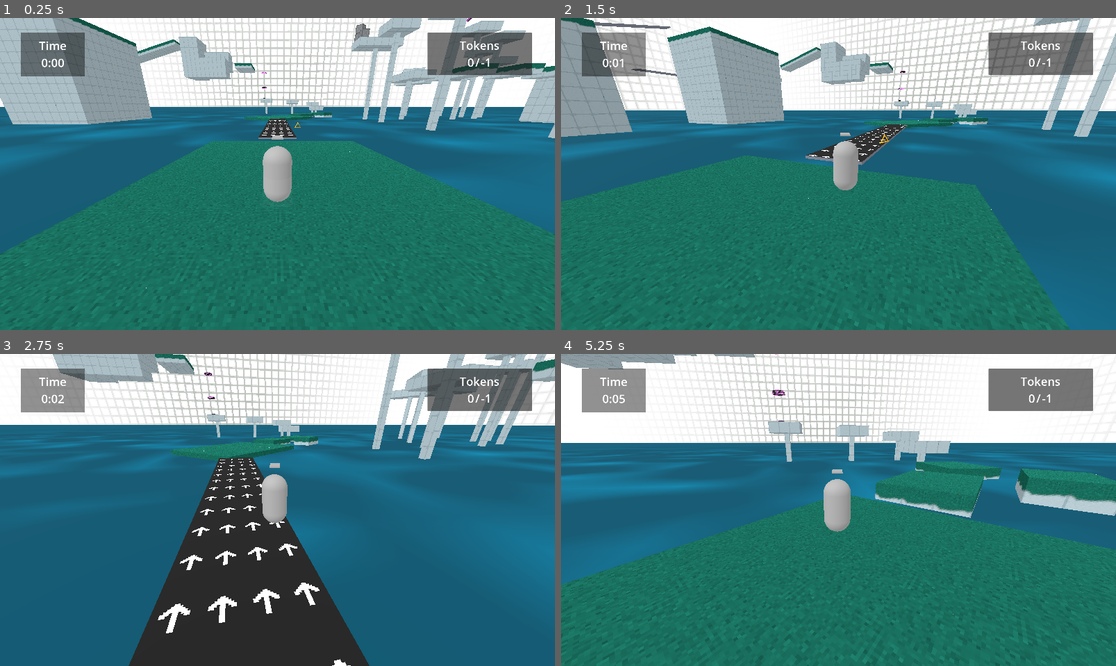
Above: before the commit, frames 1-4 (two rows, left to right).
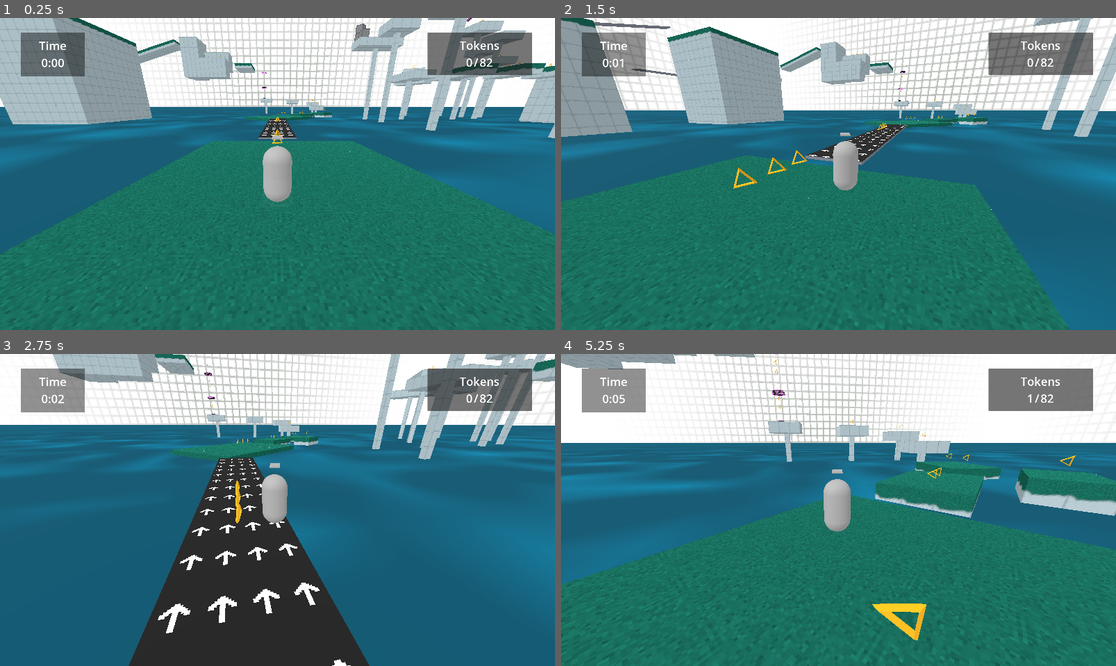
Above: after the commit, the same moments.

Repository: Nigel-Karunaratne/3DPlatformer_Godot4
Game: Godot game, scene res://level_scenes/monument2.tscn
Two runs of this game, one before a commit and one after it. Both use one fixed random seed, a clock stepped at 60 frames per second and the inputs below. The project has no main scene, so this scene is started directly.
Inputs (mouse positions are in pixels of both pictures, inside the frame that each line leads up to):
- Up to frame 1 (0.25 s): no input
- Up to frame 2 (1.5 s): tap Enter at 0.5 s; move the mouse to (866, 174) at 0.52 s; hold W (move_forward) from 0.53 s (still down); tap R at 0.6 s; tap Space (jump) at 0.77 s; move the mouse to (810, 174) at 1.27 s; tap T at 1.35 s
- Up to frame 3 (2.75 s): keep holding W (move_forward); tap Space (jump) at 1.52 s; move the mouse to (288, 503) at 2.02 s; hold F from 2.03 s (still down)
- Up to frame 4 (5.25 s): keep holding W (move_forward); move the mouse to (832, 516) at 2.77 s; release F at 2.78 s; tap R at 2.85, 5.1 s; tap Space (jump) at 3.02, 3.77, 4.52 s; move the mouse to (877, 513) at 3.52 s; tap T at 3.6 s; move the mouse to (794, 506) at 4.27 s; tap F at 4.35 s; move the mouse to (844, 510) at 5.02 s

The runs differ from the first frame. In frame 1, 0.1% of the frame differs, in the area x 25-100%, y 0-41%; in frame 2, 0.3%; in frame 3, 0.2%; in frame 4, 0.6%, in the area x 38-93%, y 1-92%.

Commit message:
Add collectables

Diff:
--- a/level_scenes/monument2.tscn
+++ b/level_scenes/monument2.tscn
@@ -21,6 +21,7 @@
 [ext_resource type="PackedScene" uid="uid://bn4guy6trv6wk" path="res://models/monument/w1-LargePlatform3R.glb" id="22_m824s"]
 [ext_resource type="PackedScene" uid="uid://di5mqsad2slai" path="res://models/monument/w1-SmallPlatform3.glb" id="23_hoig4"]
 [ext_resource type="PackedScene" uid="uid://diiy7ge2c3mol" path="res://models/monument/w1-StoneBox.glb" id="25_c5k3x"]
+[ext_resource type="PackedScene" uid="uid://d3nrgn60km1hc" path="res://prefab_scenes/level_end.tscn" id="26_m2qmt"]
 [ext_resource type="PackedScene" uid="uid://bmqyyc6nr7ekg" path="res://ui_controls/pause_ui_control.tscn" id="26_u3io3"]
 [ext_resource type="PackedScene" uid="uid://bwi5tk1rfq0yy" path="res://ui_controls/game_ui_control.tscn" id="27_pds4c"]
 [ext_resource type="PackedScene" uid="uid://dw0x2vbainagj" path="res://ui_controls/death_ui_control.tscn" id="28_70347"]
@@ -41,8 +42,9 @@
 
 [node name="GameManagerNode" parent="." node_paths=PackedStringArray("checkpoints", "current_checkpoint", "game_ui", "death_ui", "pause_ui", "player_ref", "camera_ref") instance=ExtResource("2_wuffs")]
 level = 2
-checkpoints = [null, null, null, NodePath("../Checkpoints/CheckpointINode3D")]
+checkpoints = [NodePath("../Checkpoints/CheckpointINode3D"), NodePath("../Checkpoints/CheckpointNode3D"), NodePath("../Checkpoints/CheckpointNode3D2"), NodePath("../Checkpoints/CheckpointNode3D3")]
 current_checkpoint = NodePath("../Checkpoints/CheckpointINode3D")
+level_collectable_count = 82
 game_ui = NodePath("../GameUIControl")
 death_ui = NodePath("../DeathUIControl")
 pause_ui = NodePath("../PauseUIControl")
@@ -155,8 +157,251 @@
 
 [node name="Collectables" type="Node3D" parent="."]
 
+[node name="CollectableNode3D" parent="Collectables" instance=ExtResource("9_6doeo")]
+transform = Transform3D(1, 0, 0, 0, 1, 0, 0, 0, 1, 0, 1.5, -8.5)
+
+[node name="CollectableNode3D2" parent="Collectables" instance=ExtResource("9_6doeo")]
+transform = Transform3D(1, 0, 0, 0, 1, 0, 0, 0, 1, 0, 1.5, -10)
+
 [node name="CollectableNode3D3" parent="Collectables" instance=ExtResource("9_6doeo")]
-transform = Transform3D(1, 0, 0, 0, 1, 0, 0, 0, 1, 2.5, 1.5, -17.5)
+transform = Transform3D(1, 0, 0, 0, 1, 0, 0, 0, 1, 0, 1.5, -7)
+
+[node name="CollectableNode3D4" parent="Collectables" instance=ExtResource("9_6doeo")]
+transform = Transform3D(1, 0, 0, 0, 1, 0, 0, 0, 1, 0, 1.5, -28)
+
+[node name="CollectableNode3D7" parent="Collectables" instance=ExtResource("9_6doeo")]
+transform = Transform3D(1, 0, 0, 0, 1, 0, 0, 0, 1, 0.5, 1.5, -59)
+
+[node name="CollectableNode3D8" parent="Collectables" instance=ExtResource("9_6doeo")]
+transform = Transform3D(1, 0, 0, 0, 1, 0, 0, 0, 1, 1.5, 1.5, -60)
+
+[node name="CollectableNode3D9" parent="Collectables" instance=ExtResource("9_6doeo")]
+transform = Transform3D(1, 0, 0, 0, 1, 0, 0, 0, 1, 2.5, 1.5, -61)
+
+[node name="CollectableNode3D10" parent="Collectables" instance=ExtResource("9_6doeo")]
+transform = Transform3D(1, 0, 0, 0, 1, 0, 0, 0, 1, 9, 1.5, -71.5)
+
+[node name="CollectableNode3D11" parent="Collectables" instance=ExtResource("9_6doeo")]
+transform = Transform3D(1, 0, 0, 0, 1, 0, 0, 0, 1, 10, 1.5, -72.5)
+
+[node name="CollectableNode3D12" parent="Collectables" instance=ExtResource("9_6doeo")]
+transform = Transform3D(1, 0, 0, 0, 1, 0, 0, 0, 1, 18, 2.5, -70)
+
+[node name="CollectableNode3D13" parent="Collectables" instance=ExtResource("9_6doeo")]
+transform = Transform3D(1, 0, 0, 0, 1, 0, 0, 0, 1, 18, 2, -79.5)
+
+[node name="CollectableNode3D14" parent="Collectables" instance=ExtResource("9_6doeo")]
+transform = Transform3D(1, 0, 0, 0, 1, 0, 0, 0, 1, 18, 2, -82.5)
+
+[node name="CollectableNode3D15" parent="Collectables" instance=ExtResource("9_6doeo")]
+transform = Transform3D(1, 0, 0, 0, 1, 0, 0, 0, 1, 19, 5, -91.5)
+
+[node name="CollectableNode3D16" parent="Collectables" instance=ExtResource("9_6doeo")]
+transform = Transform3D(1, 0, 0, 0, 1, 0, 0, 0, 1, 19, 7, -102)
+
+[node name="CollectableNode3D17" parent="Collectables" instance=ExtResource("9_6doeo")]
+transform = Transform3D(1, 0, 0, 0, 1, 0, 0, 0, 1, 8, 8, -102)
+
+[node name="CollectableNode3D18" parent="Collectables" instance=ExtResource("9_6doeo")]
+transform = Transform3D(1, 0, 0, 0, 1, 0, 0, 0, 1, -7, 10.5, -102)
+
+[node name="CollectableNode3D19" parent="Collectables" instance=ExtResource("9_6doeo")]
+transform = Transform3D(1, 0, 0, 0, 1, 0, 0, 0, 1, -7, 12, -102)
+
+[node name="CollectableNode3D20" parent="Collectables" instance=ExtResource("9_6doeo")]
+transform = Transform3D(1, 0, 0, 0, 1, 0, 0, 0, 1, -7, 16.5, -102)
+
+[node name="CollectableNode3D21" parent="Collectables" instance=ExtResource("9_6doeo")]
+transform = Transform3D(1, 0, 0, 0, 1, 0, 0, 0, 1, -7, 18, -102)
+
+[node name="CollectableNode3D22" parent="Collectables" instance=ExtResource("9_6doeo")]
+transform = Transform3D(1, 0, 0, 0, 1, 0, 0, 0, 1, -7, 22.5, -102)
+
+[node name="CollectableNode3D23" parent="Collectables" instance=ExtResource("9_6doeo")]
+transform = Transform3D(1, 0, 0, 0, 1, 0, 0, 0, 1, -28.5, 26, -97.5)
+
+[node name="CollectableNode3D24" parent="Collectables" instance=ExtResource("9_6doeo")]
+transform = Transform3D(1, 0, 0, 0, 1, 0, 0, 0, 1, -30.5, 26, -97.5)
+
+[node name="CollectableNode3D27" parent="Collectables" instance=ExtResource("9_6doeo")]
+transform = Transform3D(1, 0, 0, 0, 1, 0, 0, 0, 1, -32.5, 26, -97.5)
+
+[node name="CollectableNode3D25" parent="Collectables" instance=ExtResource("9_6doeo")]
+transform = Transform3D(1, 0, 0, 0, 1, 0, 0, 0, 1, -30.5, 30, -105.5)
+
+[node name="CollectableNode3D28" parent="Collectables" instance=ExtResource("9_6doeo")]
+transform = Transform3D(1, 0, 0, 0, 1, 0, 0, 0, 1, -32.5, 30, -105.5)
+
+[node name="CollectableNode3D29" parent="Collectables" instance=ExtResource("9_6doeo")]
+transform = Transform3D(1, 0, 0, 0, 1, 0, 0, 0, 1, -53.5, 32.5, -99.5)
+
+[node name="CollectableNode3D30" parent="Collectables" instance=ExtResource("9_6doeo")]
+transform = Transform3D(1, 0, 0, 0, 1, 0, 0, 0, 1, -55, 32, -99.5)
+
+[node name="CollectableNode3D31" parent="Collectables" instance=ExtResource("9_6doeo")]
+transform = Transform3D(1, 0, 0, 0, 1, 0, 0, 0, 1, -56.5, 31.5, -99.5)
+
+[node name="CollectableNode3D32" parent="Collectables" instance=ExtResource("9_6doeo")]
+transform = Transform3D(1, 0, 0, 0, 1, 0, 0, 0, 1, -90, 20, -70)
+
+[node name="CollectableNode3D33" parent="Collectables" instance=ExtResource("9_6doeo")]
+transform = Transform3D(1, 0, 0, 0, 1, 0, 0, 0, 1, -90, 20, -71.5)
+
+[node name="CollectableNode3D34" parent="Collectables" instance=ExtResource("9_6doeo")]
+transform = Transform3D(1, 0, 0, 0, 1, 0, 0, 0, 1, -90, 14.5, -26)
+
+[node name="CollectableNode3D35" parent="Collectables" instance=ExtResource("9_6doeo")]
+transform = Transform3D(1, 0, 0, 0, 1, 0, 0, 0, 1, -90, 14.5, -27.5)
+
+[node name="CollectableNode3D36" parent="Collectables" instance=ExtResource("9_6doeo")]
+transform = Transform3D(1, 0, 0, 0, 1, 0, 0, 0, 1, -84.5, 10, 23.5)
+
+[node name="CollectableNode3D38" parent="Collectables" instance=ExtResource("9_6doeo")]
+transform = Transform3D(1, 0, 0, 0, 1, 0, 0, 0, 1, -69, 10, 23.5)
+
+[node name="CollectableNode3D39" parent="Collectables" instance=ExtResource("9_6doeo")]
+transform = Transform3D(1, 0, 0, 0, 1, 0, 0, 0, 1, -30.5, 12.5, 26.5)
+
+[node name="CollectableNode3D41" parent="Collectables" instance=ExtResource("9_6doeo")]
+transform = Transform3D(1, 0, 0, 0, 1, 0, 0, 0, 1, -28.5, 12.5, 26.5)
+
+[node name="CollectableNode3D40" parent="Collectables" instance=ExtResource("9_6doeo")]
+transform = Transform3D(1, 0, 0, 0, 1, 0, 0, 0, 1, -26.5, 12.5, 26.5)
+
+[node name="CollectableNode3D42" parent="Collectables" instance=ExtResource("9_6doeo")]
+transform = Transform3D(1, 0, 0, 0, 1, 0, 0, 0, 1, 8, 11, 29)
+
+[node name="CollectableNode3D43" parent="Collectables" instance=ExtResource("9_6doeo")]
+transform = Transform3D(1, 0, 0, 0, 1, 0, 0, 0, 1, 9.5, 11, 29)
+
+[node name="CollectableNode3D44" parent="Collectables" instance=ExtResource("9_6doeo")]
+transform = Transform3D(1, 0, 0, 0, 1, 0, 0, 0, 1, 11, 11, 29)
+
+[node name="CollectableNode3D45" parent="Collectables" instance=ExtResource("9_6doeo")]
+transform = Transform3D(1, 0, 0, 0, 1, 0, 0, 0, 1, 12.5, 11, 29)
+
+[node name="CollectableNode3D46" parent="Collectables" instance=ExtResource("9_6doeo")]
+transform = Transform3D(1, 0, 0, 0, 1, 0, 0, 0, 1, 70, 6.5, 30.5)
+
+[node name="CollectableNode3D48" parent="Collectables" instance=ExtResource("9_6doeo")]
+transform = Transform3D(1, 0, 0, 0, 1, 0, 0, 0, 1, 71.5, 6.5, 30.5)
+
+[node name="CollectableNode3D50" parent="Collectables" instance=ExtResource("9_6doeo")]
+transform = Transform3D(1, 0, 0, 0, 1, 0, 0, 0, 1, 80.5, 8.5, 21)
+
+[node name="CollectableNode3D51" parent="Collectables" instance=ExtResource("9_6doeo")]
+transform = Transform3D(1, 0, 0, 0, 1, 0, 0, 0, 1, 80.5, 8.5, 19.5)
+
+[node name="CollectableNode3D52" parent="Collectables" instance=ExtResource("9_6doeo")]
+transform = Transform3D(1, 0, 0, 0, 1, 0, 0, 0, 1, 80.5, 9, 3.5)
+
+[node name="CollectableNode3D53" parent="Collectables" instance=ExtResource("9_6doeo")]
+transform = Transform3D(1, 0, 0, 0, 1, 0, 0, 0, 1, 80.5, 10.5, 3.5)
+
+[node name="CollectableNode3D54" parent="Collectables" instance=ExtResource("9_6doeo")]
+transform = Transform3D(1, 0, 0, 0, 1, 0, 0, 0, 1, 80.5, 12, 3.5)
+
+[node name="CollectableNode3D55" parent="Collectables" instance=ExtResource("9_6doeo")]
+transform = Transform3D(1, 0, 0, 0, 1, 0, 0, 0, 1, 62, 12.5, -42)
+
+[node name="CollectableNode3D57" parent="Collectables" instance=ExtResource("9_6doeo")]
+transform = Transform3D(1, 0, 0, 0, 1, 0, 0, 0, 1, 52.5, 12.5, -42)
+
+[node name="CollectableNode3D56" parent="Collectables" instance=ExtResource("9_6doeo")]
+transform = Transform3D(1, 0, 0, 0, 1, 0, 0, 0, 1, 52.5, 12.5, -40)
+
+[node name="CollectableNode3D58" parent="Collectables" instance=ExtResource("9_6doeo")]
+transform = Transform3D(1, 0, 0, 0, 1, 0, 0, 0, 1, 43, 12.5, -42)
+
+[node name="CollectableNode3D59" parent="Collectables" instance=ExtResource("9_6doeo")]
+transform = Transform3D(1, 0, 0, 0, 1, 0, 0, 0, 1, 43, 12.5, -40)
+
+[node name="CollectableNode3D60" parent="Collectables" instance=ExtResource("9_6doeo")]
+transform = Transform3D(0.866025, 0, -0.5, 0, 1, 0, 0.5, 0, 0.866025, 48, 16.5, -68.366)
+
+[node name="CollectableNode3D63" parent="Collectables" instance=ExtResource("9_6doeo")]
+transform = Transform3D(1, 0, 0, 0, 1, 0, 0, 0, 1, 78, 20.5, -69)
+
+[node name="CollectableNode3D67" parent="Collectables" instance=ExtResource("9_6doeo")]
+transform = Transform3D(1, 0, 0, 0, 1, 0, 0, 0, 1, 69, 23, -67)
+
+[node name="CollectableNode3D68" parent="Collectables" instance=ExtResource("9_6doeo")]
+transform = Transform3D(1, 0, 0, 0, 1, 0, 0, 0, 1, 57, 26, -57)
+
+[node name="CollectableNode3D69" parent="Collectables" instance=ExtResource("9_6doeo")]
+transform = Transform3D(1, 0, 0, 0, 1, 0, 0, 0, 1, 30.5, 22.5, -57)
+
+[node name="CollectableNode3D70" parent="Collectables" instance=ExtResource("9_6doeo")]
+transform = Transform3D(1, 0, 0, 0, 1, 0, 0, 0, 1, 29, 22.5, -57)
+
+[node name="CollectableNode3D71" parent="Collectables" instance=ExtResource("9_6doeo")]
+transform = Transform3D(1, 0, 0, 0, 1, 0, 0, 0, 1, 27.5, 22.5, -45)
+
+[node name="CollectableNode3D72" parent="Collectables" instance=ExtResource("9_6doeo")]
+transform = Transform3D(1, 0, 0, 0, 1, 0, 0, 0, 1, 27.5, 20, -28)
+
+[node name="CollectableNode3D73" parent="Collectables" instance=ExtResource("9_6doeo")]
+transform = Transform3D(1, 0, 0, 0, 1, 0, 0, 0, 1, 37.5, 18.5, -19)
+
+[node name="CollectableNode3D74" parent="Collectables" instance=ExtResource("9_6doeo")]
+transform = Transform3D(1, 0, 0, 0, 1, 0, 0, 0, 1, 46.5, 17.5, -12)
+
+[node name="CollectableNode3D75" parent="Collectables" instance=ExtResource("9_6doeo")]
+transform = Transform3D(1, 0, 0, 0, 1, 0, 0, 0, 1, 46.5, 19, -3)
+
+[node name="CollectableNode3D76" parent="Collectables" instance=ExtResource("9_6doeo")]
+transform = Transform3D(1, 0, 0, 0, 1, 0, 0, 0, 1, 35.5, 21, -3)
+
+[node name="CollectableNode3D77" parent="Collectables" instance=ExtResource("9_6doeo")]
+transform = Transform3D(1, 0, 0, 0, 1, 0, 0, 0, 1, -54, 18, -16.5)
+
+[node name="CollectableNode3D78" parent="Collectables" instance=ExtResource("9_6doeo")]
+transform = Transform3D(1, 0, 0, 0, 1, 0, 0, 0, 1, -54, 18, -15)
+
+[node name="CollectableNode3D79" parent="Collectables" instance=ExtResource("9_6doeo")]
+transform = Transform3D(1, 0, 0, 0, 1, 0, 0, 0, 1, -54, 18, -13.5)
+
+[node name="CollectableNode3D80" parent="Collectables" instance=ExtResource("9_6doeo")]
+transform = Transform3D(1, 0, 0, 0, 1, 0, 0, 0, 1, -54, 18, -12)
+
+[node name="CollectableNode3D81" parent="Collectables" instance=ExtResource("9_6doeo")]
+transform = Transform3D(1, 0, 0, 0, 1, 0, 0, 0, 1, -54, 18, -10.5)
+
+[node name="CollectableNode3D82" parent="Collectables" instance=ExtResource("9_6doeo")]
+transform = Transform3D(1, 0, 0, 0, 1, 0, 0, 0, 1, -54, 23.5, -48.5)
+
+[node name="CollectableNode3D83" parent="Collectables" instance=ExtResource("9_6doeo")]
+transform = Transform3D(1, 0, 0, 0, 1, 0, 0, 0, 1, -54, 23.5, -47)
+
+[node name="CollectableNode3D84" parent="Collectables" instance=ExtResource("9_6doeo")]
+transform = Transform3D(1, 0, 0, 0, 1, 0, 0, 0, 1, -54, 23.5, -50)
+
+[node name="CollectableNode3D64" parent="Collectables" instance=ExtResource("9_6doeo")]
+transform = Transform3D(1, 0, 0, 0, 1, 0, 0, 0, 1, 78, 20.5, -70.5)
+
+[node name="CollectableNode3D65" parent="Collectables" instance=ExtResource("9_6doeo")]
+transform = Transform3D(1, 0, 0, 0, 1, 0, 0, 0, 1, 77, 17, -79)
+
+[node name="CollectableNode3D66" parent="Collectables" instance=ExtResource("9_6doeo")]
+transform = Transform3D(1, 0, 0, 0, 1, 0, 0, 0, 1, 77, 17, -80.5)
+
+[node name="CollectableNode3D61" parent="Collectables" instance=ExtResource("9_6doeo")]
+transform = Transform3D(0.866025, 0, -0.5, 0, 1, 0, 0.5, 0, 0.866025, 47, 16.5, -66.634)
+
+[node name="CollectableNode3D47" parent="Collectables" instance=ExtResource("9_6doeo")]
+transform = Transform3D(1, 0, 0, 0, 1, 0, 0, 0, 1, 68.5, 6.5, 30.5)
+
+[node name="CollectableNode3D37" parent="Collectables" instance=ExtResource("9_6doeo")]
+transform = Transform3D(1, 0, 0, 0, 1, 0, 0, 0, 1, -82.5, 10, 23.5)
+
+[node name="CollectableNode3D26" parent="Collectables" instance=ExtResource("9_6doeo")]
+transform = Transform3D(1, 0, 0, 0, 1, 0, 0, 0, 1, -28.5, 30, -105.5)
+
+[node name="CollectableNode3D5" parent="Collectables" instance=ExtResource("9_6doeo")]
+transform = Transform3D(1, 0, 0, 0, 1, 0, 0, 0, 1, 0, 1.5, -29.5)
+
+[node name="CollectableNode3D6" parent="Collectables" instance=ExtResource("9_6doeo")]
+transform = Transform3D(1, 0, 0, 0, 1, 0, 0, 0, 1, 0, 1.5, -31)
 
 [node name="Checkpoints" type="Node3D" parent="."]
 
@@ -570,3 +815,6 @@
 [node name="CollisionShape3D" type="CollisionShape3D" parent="KillArea3D"]
 transform = Transform3D(1, 0, 0, 0, 1, 0, 0, 0, 1, 0, -2.17682, 0)
 shape = SubResource("BoxShape3D_25oar")
+
+[node name="LevelEndArea3D" parent="." instance=ExtResource("26_m2qmt")]
+transform = Transform3D(1, 0, 0, 0, 1, 0, 0, 0, 1, -54, 22.5, -57)
Not shown: 1 places in level_scenes/monument2.tscn that only renumber resources
